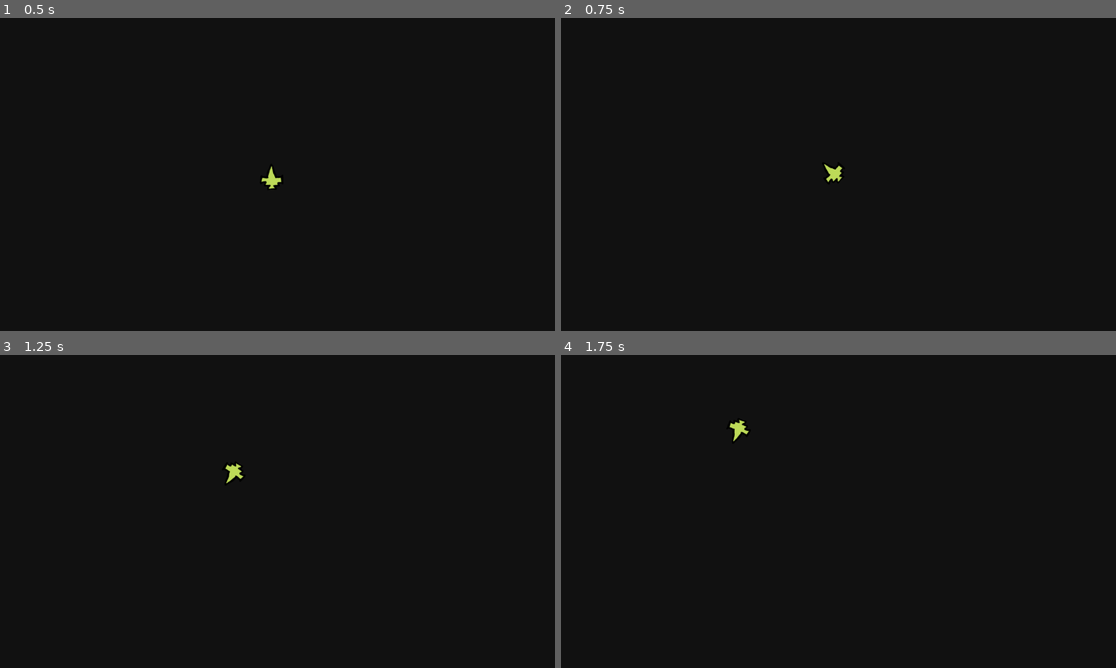
Above: before the commit, frames 1-4 (two rows, left to right).
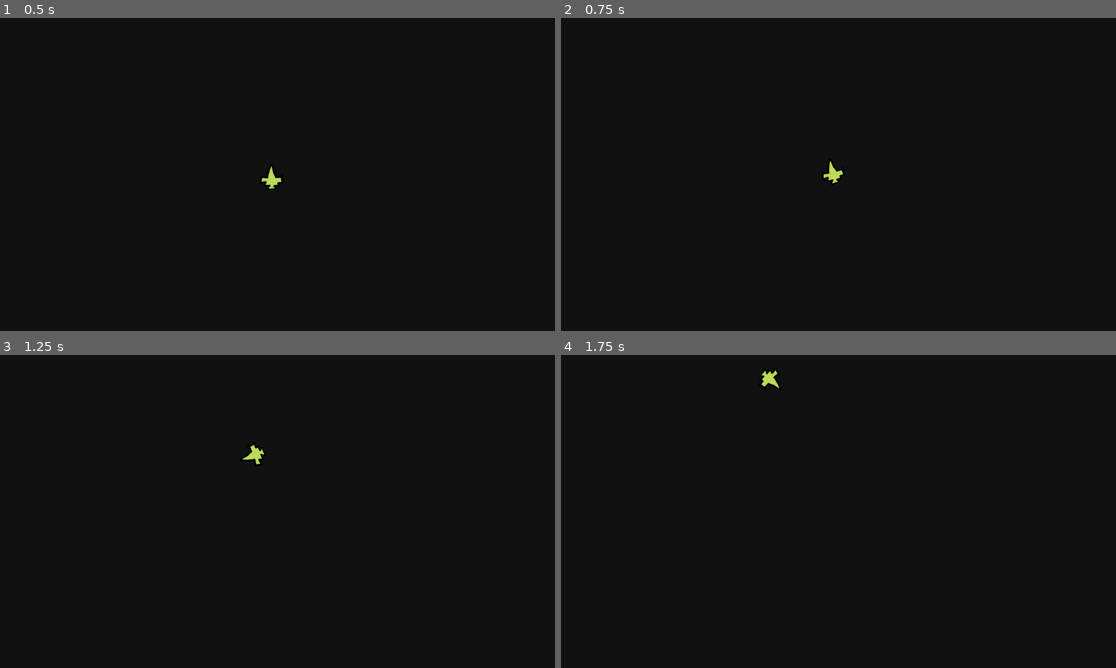
Above: after the commit, the same moments.

Repository: jeanmarc/godot-asteroids
Game: Godot game, scene res://scenes/galaxy.tscn
Same seed, same stepped clock (60 frames per second), same inputs: the game is played once before the commit and once after it.
Inputs:
- Up to frame 1 (0.5 s): no input
- Up to frame 2 (0.75 s): tap Enter at 0.5 s; hold W (forward) from 0.53 s (still down); hold A (rotate_ccw) from 0.53 s (still down)
- Up to frame 3 (1.25 s): keep holding W (forward); keep holding A (rotate_ccw); tap D (rotate_cw) at 0.8 s
- Up to frame 4 (1.75 s): release W (forward) at 1.28 s; release A (rotate_ccw) at 1.28 s; hold S (back) from 1.28 s (still down); tap D (rotate_cw) at 1.35 s; tap A (rotate_ccw) at 1.55 s

Frame 1 is identical in both runs. In frame 2, 0.1% of the frame differs, in the area x 47-51%, y 45-53%; in frame 3, 0.2%; in frame 4, 0.2%, in the area x 30-40%, y 4-28%.

Commit message:
Rotating with inertia

Diff:
--- a/Game/scripts/player.gd
+++ b/Game/scripts/player.gd
@@ -2,23 +2,35 @@
 
 @export var acceleration := 10.0
 @export var max_speed := 400.0
-@export var rotation_speed := 4.0
+@export var angular_acceleration := 10.0
+@export var max_rotation := 10.0
+var angular_speed: float
+
+func _ready():
+	angular_speed = 0.0
 
 func _physics_process(delta):
 	var input_vector := Vector2(0, Input.get_axis("forward", "back"))
 	velocity += input_vector.rotated(rotation) * acceleration
 	velocity = velocity.limit_length(max_speed)
 
-	if Input.is_action_pressed("rotate_cw"):
-		rotate(delta * rotation_speed)
+	var angular_direction := Input.get_axis("rotate_ccw", "rotate_cw")
 
-	if Input.is_action_pressed("rotate_ccw"):
-		rotate(-1.0 * delta * rotation_speed)
+	if angular_direction == 0:
+		angular_speed = Vector2(angular_speed, 0).move_toward(Vector2.ZERO, 0.2).x
+	else:
+		angular_speed += angular_direction * delta * angular_acceleration
+
+	angular_speed = clamp(angular_speed, -max_rotation, max_rotation)
+
+	rotate(delta * angular_speed)
 
 	if input_vector.y == 0:
-		velocity = velocity.move_toward(Vector2.ZERO, 2)
+		velocity = velocity.move_toward(Vector2.ZERO, 1)
 
 	move_and_slide()
+
+	print(angular_speed)
 
 	var screen_size = get_viewport_rect().size
 
